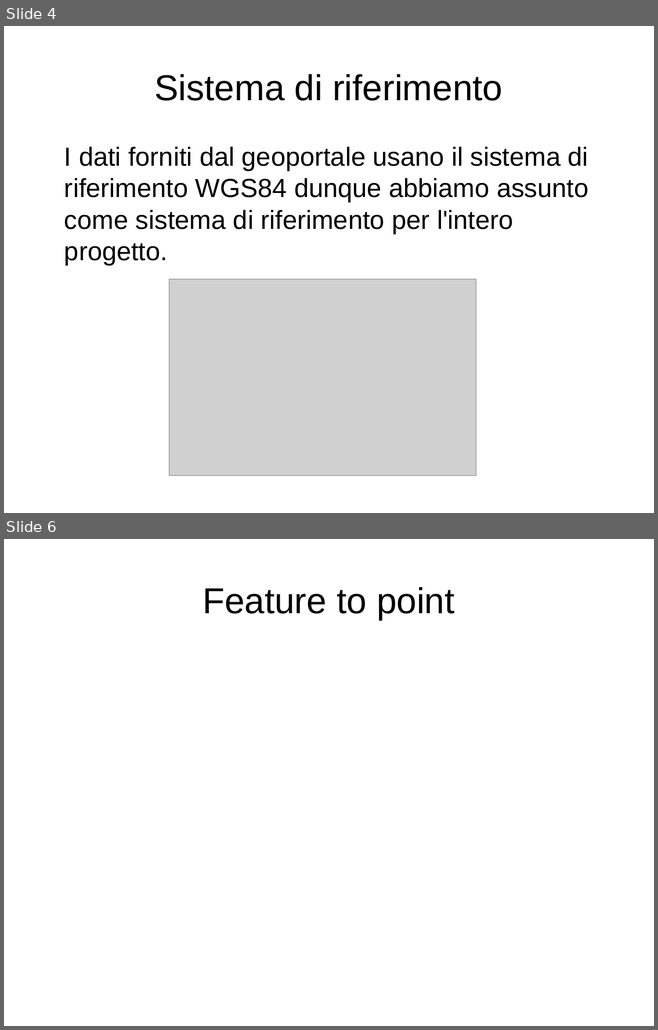
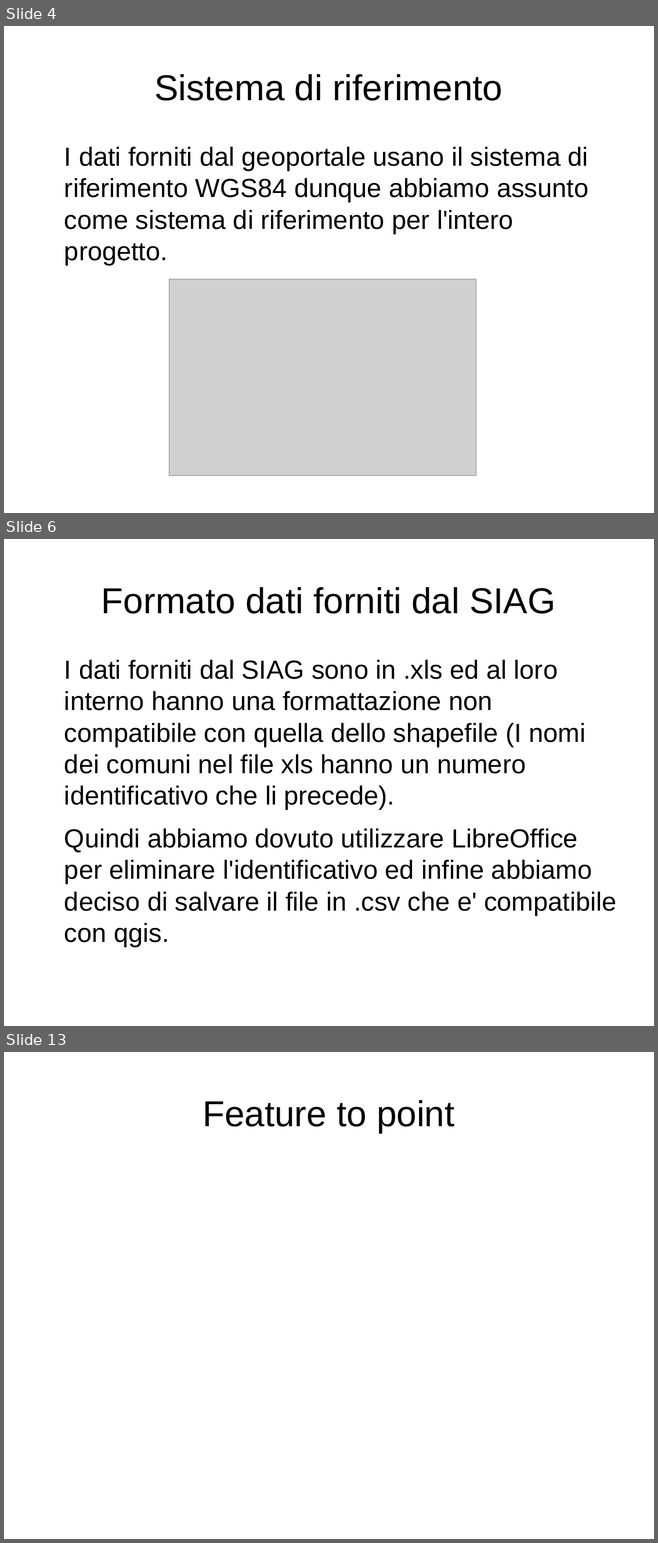
Before and after one commit to MascioSpam/esame_bdt, a slide deck: relazione.odp. Shown one above the other, each under a label of ours: slides 4 and 6 before the commit, slides 4, 6 and 13 after it; the slides between them are not shown. The pictures are 658x1030 and 658x1543 pixels, drawn with LibreOffice and Linux fonts; fonts in the diff are those of the drawing; grey boxes stand for pictures. Boxes give left, top, right and bottom in pixels: in the first picture for what was removed or moved away, otherwise in the second. Text is boxed around its words. In the diff, an @@ line names an element or a change of style, - is before the commit and + after.

```diff
--- a/relazione.odp
+++ b/relazione.odp
@@ slide 6 added at box(4, 539, 654, 1026), background #FFFFFF @@
@@ title added at box(101, 587, 555, 614), 44 pt, text #000000 @@
+Formato dati forniti dal SIAG
@@ text added at box(64, 660, 616, 947), 32 pt, text #000000 @@
+I dati forniti dal SIAG sono in .xls ed al loro interno hanno una formattazione non compatibile con quella dello shapefile (I nomi dei comuni nel file xls hanno un numero identificativo che li precede).
+Quindi abbiamo dovuto utilizzare LibreOffice per eliminare l'identificativo ed infine abbiamo deciso di salvare il file in .csv che e' compatibile con qgis.
@@ what was slide 6 is now slide 13 @@
```
Also in this commit, not shown: 2 slides changed, 7 other slides added, 1 slide removed, 16 other files.
